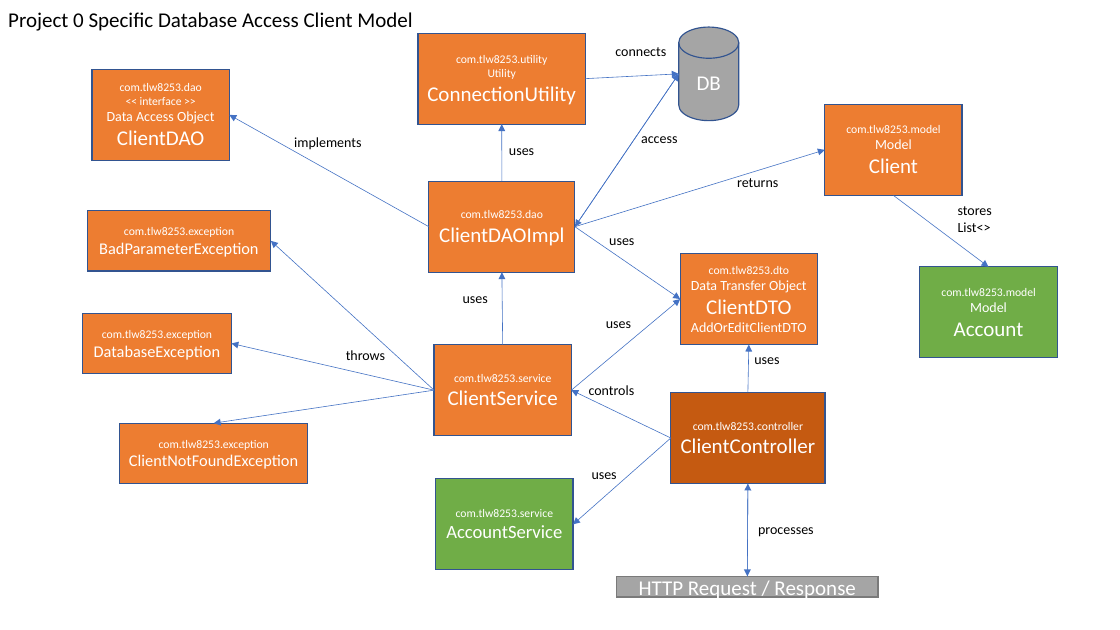
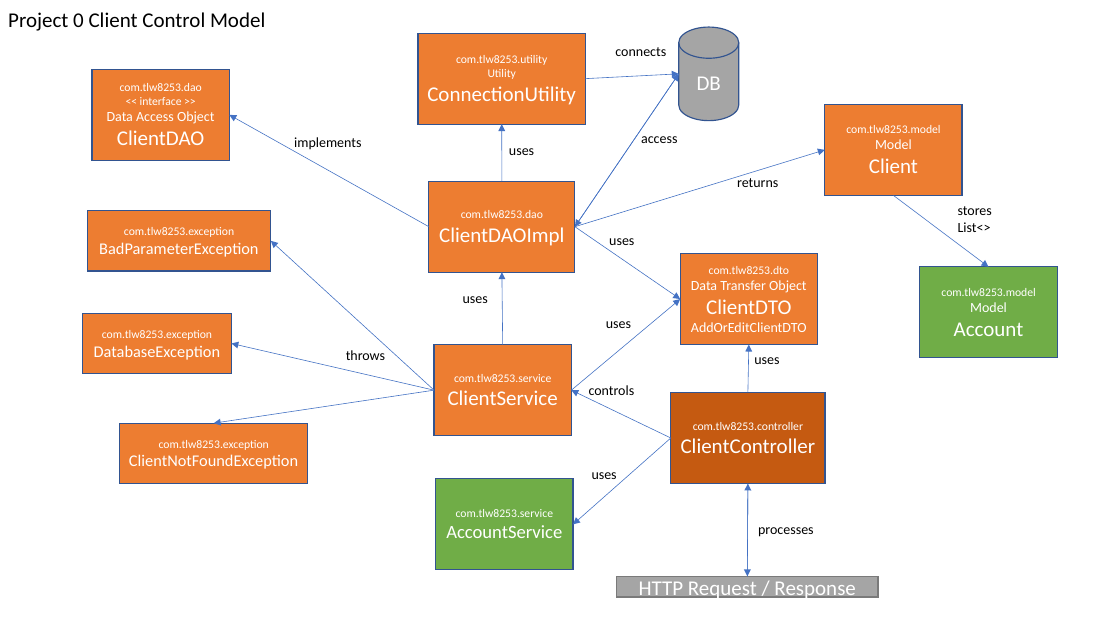
Before and after one commit to tlw8253/Project-0, a slide deck: slide 4 of docs/Project 0.pptx. Drawn at 1120x630 pixels with LibreOffice and Linux fonts; fonts in the diff are those of the drawing. Boxes give left, top, right and bottom in pixels: in the first picture for what was removed or moved away, otherwise in the second. Text is boxed around its words. In the diff, an @@ line names an element or a change of style, - is before the commit and + after.

```diff
--- a/docs/Project 0.pptx
+++ b/docs/Project 0.pptx
@@ text at (8,12,265,31): text changed @@
-Project 0 Specific Database Access Client Model
+Project 0 Client Control Model
```
Also in this commit, not shown: 6 other files.
